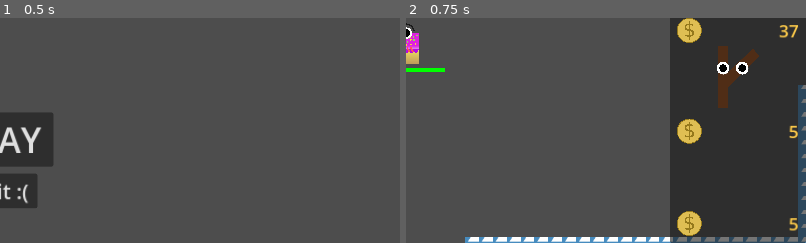
Above: before the commit, frames 1-2 (left to right).
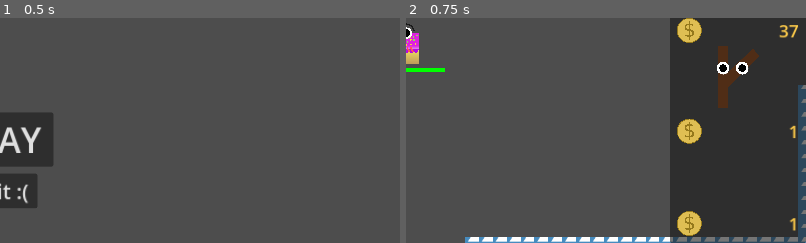
Above: after the commit, the same moments.

Repository: RainbowAsteroids/happy-birthday-bash
Game: Godot game, scene res://Menus/main_menu.tscn
Same seed, same stepped clock (60 frames per second), same inputs: the game is played once before the commit and once after it. The engine's default icon, where the game draws it, is replaced by a stand-in: a white triangle on a blue panel in a dark square.
Inputs:
- Up to frame 1 (0.5 s): no input
- Up to frame 2 (0.75 s): click "PLAY" at 0.5 s
The pictures show only the part of the screen within x 50-100%, y 50-100%; the shares and areas given below are measured in that part.

Frame 1 is identical in both runs. In frame 2, 0.2% of the frame differs, in the area x 95-98%, y 47-95%.

Commit message:
Stick price rework

Diff:
--- a/Shop/ShopButton.gd
+++ b/Shop/ShopButton.gd
@@ -23,10 +23,14 @@
 
 func _ready():
 	reset()
-	texture_rect.gui_input.connect(_on_gui_input)
+	gui_input.connect(_on_gui_input)
 
 func reset():
-	price = initial_price + randi_range(-price_variation, price_variation)
+	if not stick:
+		price = initial_price + randi_range(-price_variation, price_variation)
 
 func _process(_delta):
 	price_label.text = str(price)
+
+	if stick:
+		price = HighscoreManager.score / 5 + 1
--- a/World/world.gd
+++ b/World/world.gd
@@ -6,7 +6,7 @@
 @export var balance_label: Label
 @export var lose_screen: PackedScene
 
-@export var balance := 5:
+@export var balance := 1:
 	set(value):
 		balance_label.text = str(value)
 
